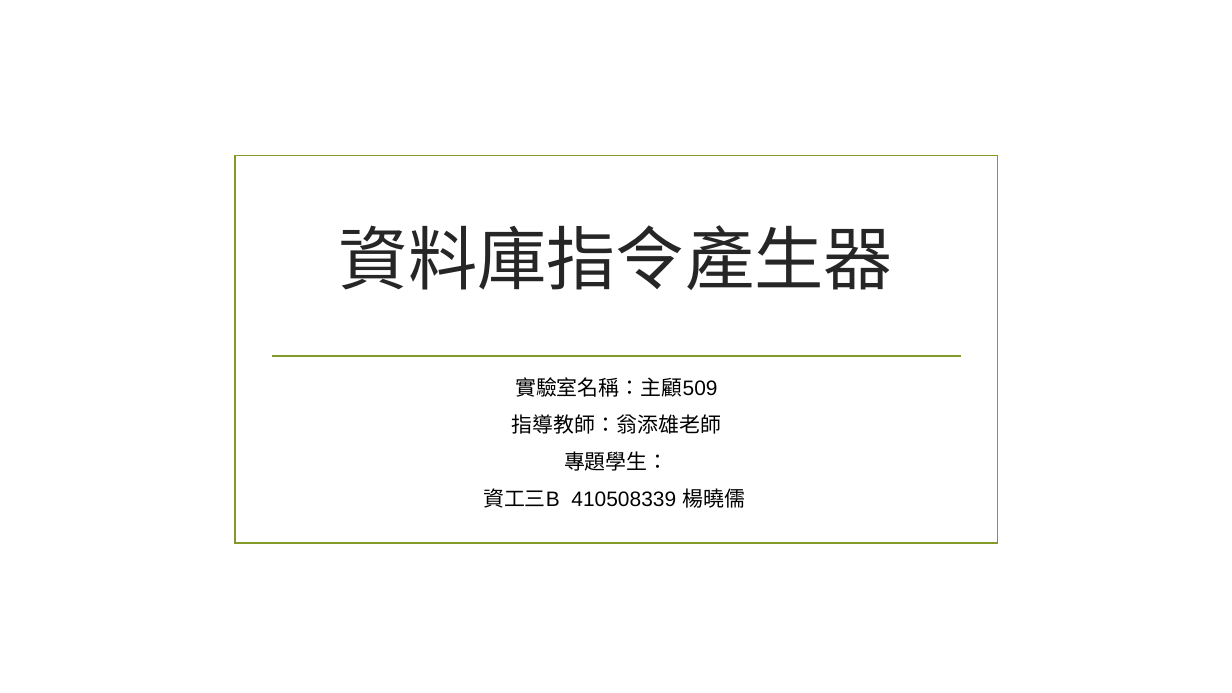
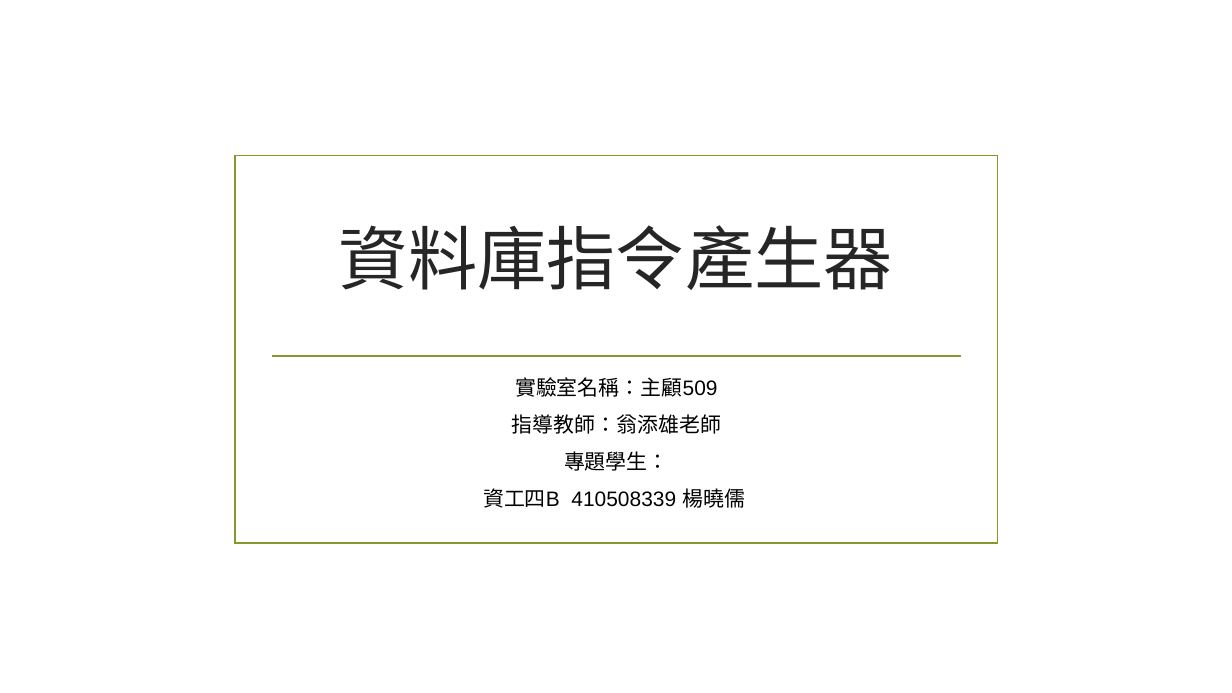
Before and after one commit to tryit360562/2020, a slide deck: slide 1 of 資料庫語法產生器/資料庫語法產生器.pptx. Drawn at 1232x693 pixels with LibreOffice and Linux fonts; fonts in the diff are those of the drawing; background and template pictures are left out. Boxes give left, top, right and bottom in pixels: in the first picture for what was removed or moved away, otherwise in the second. Text is boxed around its words. In the diff, an @@ line names an element or a change of style, - is before the commit and + after.

```diff
--- a/資料庫語法產生器/資料庫語法產生器.pptx
+++ b/資料庫語法產生器/資料庫語法產生器.pptx
@@ subtitle at box(483, 488, 745, 508): text changed @@
-資工三B 410508339 楊曉儒
+資工四B 410508339 楊曉儒
```
